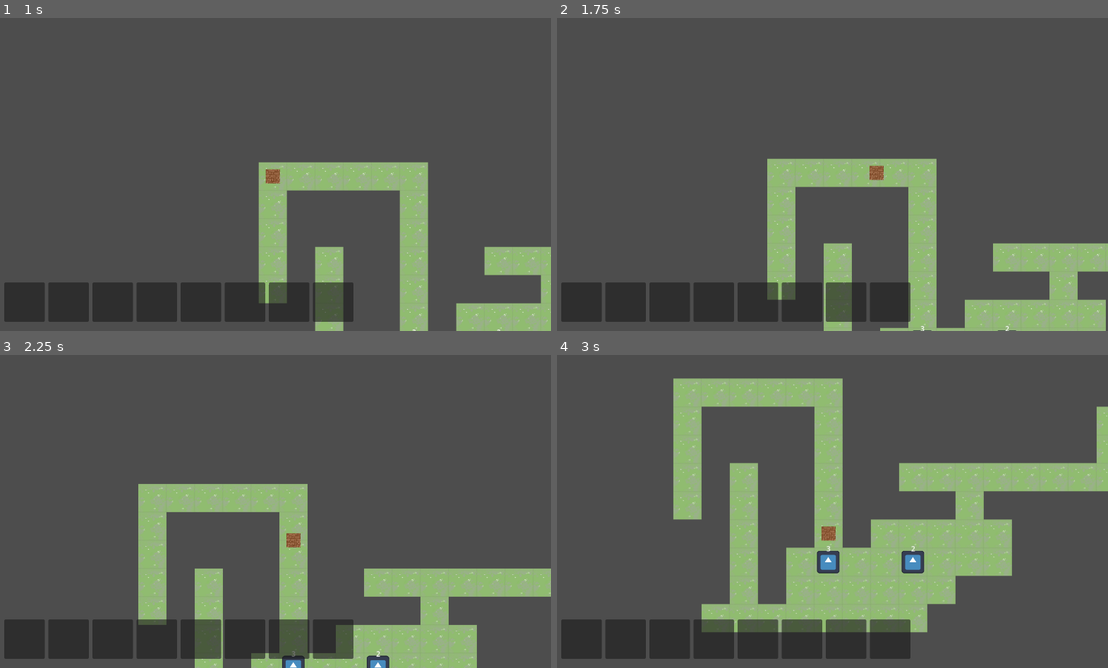
Above: before the commit, frames 1-4 (two rows, left to right).
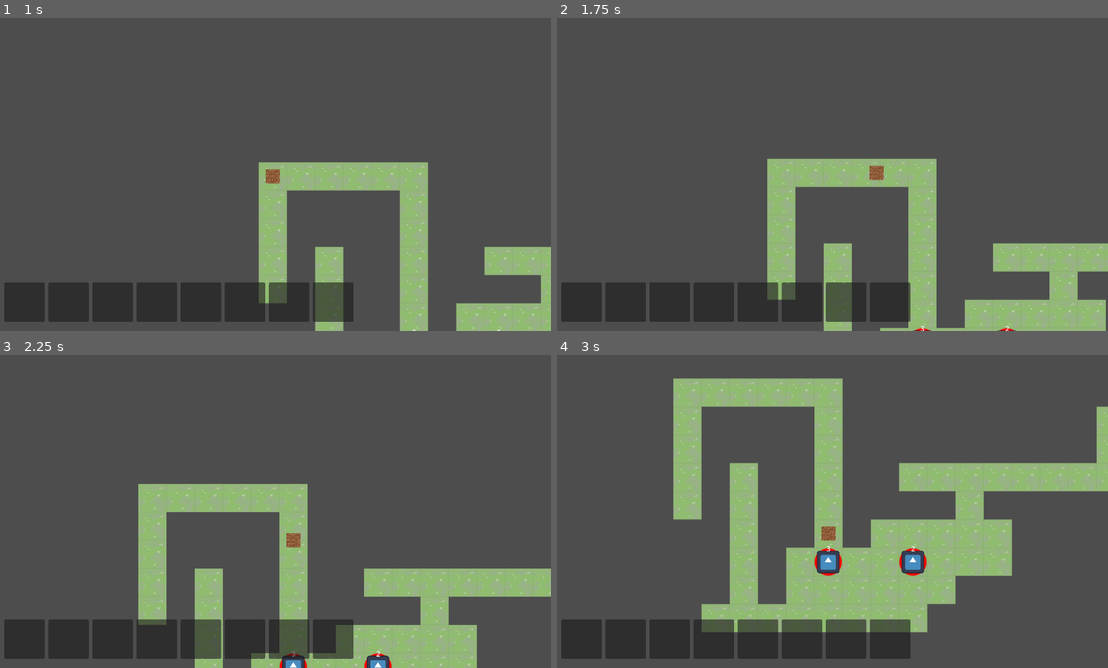
Above: after the commit, the same moments.

Repository: Flash-Night/ld58
Game: Godot game, scene res://main.tscn
Two runs of this game, one before a commit and one after it. Both use one fixed random seed, a clock stepped at 60 frames per second and the inputs below. The engine's default icon, where the game draws it, is replaced by a stand-in: a white triangle on a blue panel in a dark square.
Inputs:
- Up to frame 1 (1 s): click "START" at 0.5 s
- Up to frame 2 (1.75 s): hold Right (ui_right) from 1.28 s (still down)
- Up to frame 3 (2.25 s): release Right (ui_right) at 2.03 s; hold Down (ui_down) from 2.03 s (still down)
- Up to frame 4 (3 s): release Down (ui_down) at 2.78 s; hold Right (ui_right) from 2.78 s (still down)

Frame 1 is identical in both runs. In frame 2, less than 0.1% of the frame differs, in the area x 65-83%, y 99-100%; in frame 3, less than 0.1%; in frame 4, 0.2%, in the area x 46-68%, y 61-71%.

Commit message:
monster #6

Diff:
--- a/game.tscn
+++ b/game.tscn
@@ -31,6 +31,7 @@
 id = 1
 
 [node name="Map" type="TileMapLayer" parent="."]
+z_index = -2
 tile_map_data = PackedByteArray("AAAAAAAAAAAAAAAAAAABAAAAAAAAAAAAAAACAAAAAAAAAAAAAAADAAAAAAAAAAAAAAAEAAAAAAAAAAAAAAAFAA …(1008 unchanged characters)…
 tile_set = ExtResource("1_80nbo")
 
--- a/monster.gd
+++ b/monster.gd
@@ -19,9 +19,14 @@
 var isEnemy:bool
 
 var power:int
+
+var redflag:Sprite2D
+var greenflag:Sprite2D
 var powerLabel:Label
 
 func _ready():
+	redflag = get_node("RedFlag")
+	greenflag = get_node("GreenFlag")
 	powerLabel = get_node("PowerLabel")
 
 func init(_isEnemy:bool, _id:int, _pos:Vector2i = Vector2i(-1,-1)) -> Vector2i:
@@ -32,6 +37,13 @@
 	data = monsterData[id]
 	power = data["power"]
 	#var lbtext = str(id) + ": " + str(data["power"])
+
+	if isEnemy:
+		redflag.show()
+		greenflag.hide()
+	else:
+		greenflag.show()
+		redflag.hide()
 	powerLabel.text = str(power)
 
 	if _pos.x < 0:
--- a/monster.tscn
+++ b/monster.tscn
@@ -1,7 +1,9 @@
-[gd_scene load_steps=3 format=3 uid="uid://canlrp32scija"]
+[gd_scene load_steps=5 format=3 uid="uid://canlrp32scija"]
 
 [ext_resource type="Script" uid="uid://sokpu5qrhrvu" path="res://monster.gd" id="1_s3gyj"]
 [ext_resource type="Texture2D" uid="uid://bawtve50f2r23" path="res://icon.svg" id="2_mrqeg"]
+[ext_resource type="Texture2D" uid="uid://oxkte1kofw0h" path="res://images/redflag.png" id="3_ga5te"]
+[ext_resource type="Texture2D" uid="uid://bwdi84l00h5p6" path="res://images/greenflag.png" id="3_vr0w3"]
 
 [node name="Monster" type="Node2D"]
 script = ExtResource("1_s3gyj")
@@ -17,3 +19,11 @@
 offset_bottom = -19.0
 text = "1"
 horizontal_alignment = 1
+
+[node name="GreenFlag" type="Sprite2D" parent="."]
+z_index = -1
+texture = ExtResource("3_vr0w3")
+
+[node name="RedFlag" type="Sprite2D" parent="."]
+z_index = -1
+texture = ExtResource("3_ga5te")
Binary file added: images/greenflag.png
Not shown, added: images/greenflag.png.import
Binary file added: images/redflag.png
Not shown, added: images/redflag.png.import
